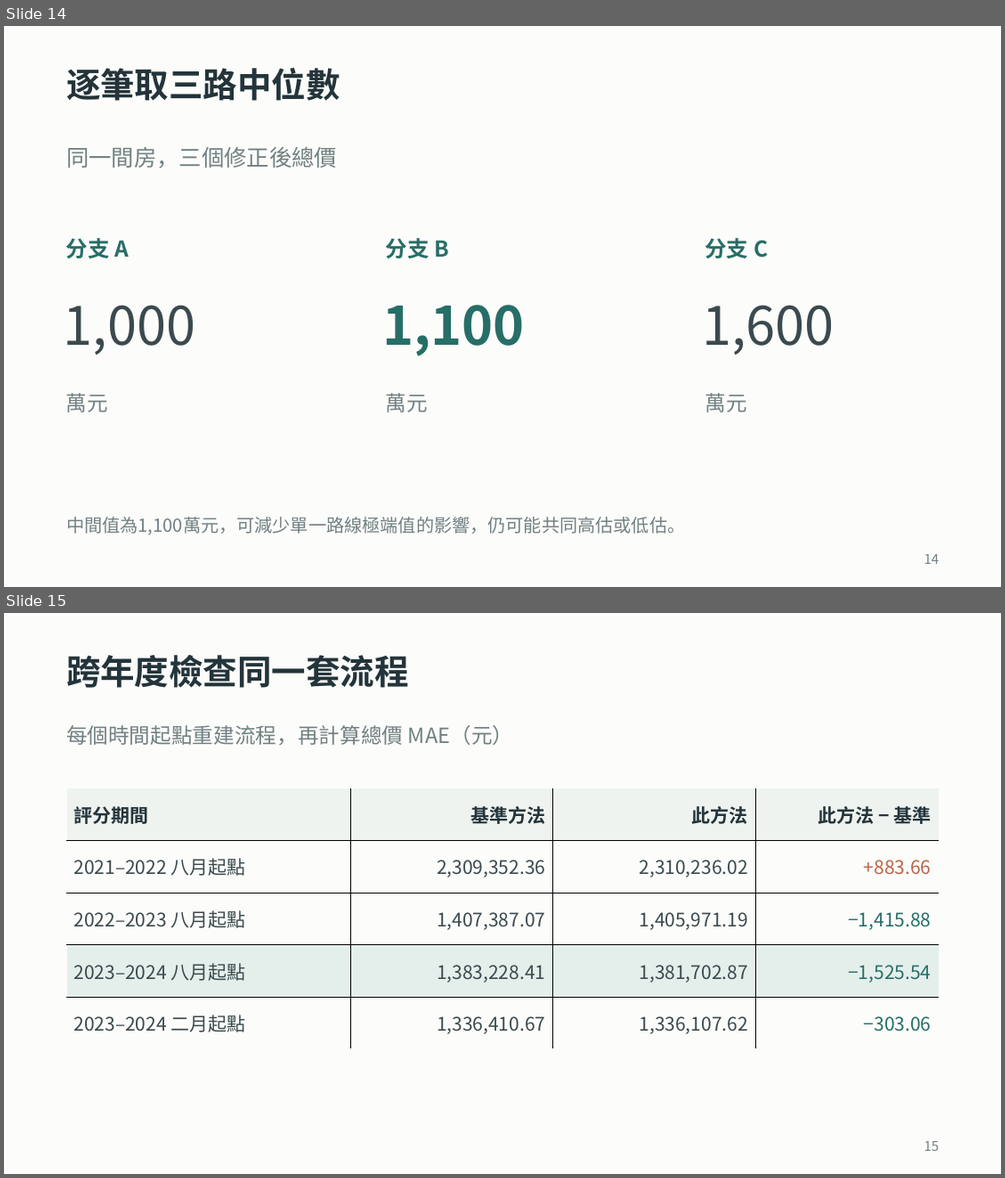
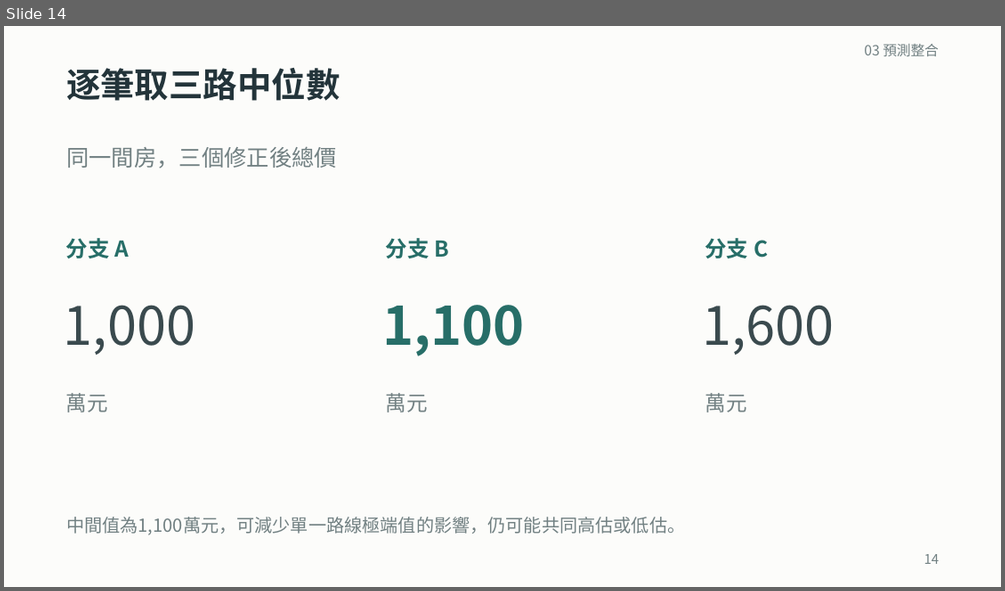
Before and after one commit to ziyi930108/nycu-house-price-regression, a slide deck: teaching/final_presentation/台灣房屋銷售價格預測挑戰賽_上台簡報.pptx. Shown one above the other, each under a label of ours: slides 14 and 15 before the commit, slide 14 after it. The pictures are 1005x1178 and 1005x591 pixels, drawn with LibreOffice and Linux fonts; fonts in the diff are those of the drawing. Boxes give left, top, right and bottom in pixels: in the first picture for what was removed or moved away, otherwise in the second. Text is boxed around its words. In the diff, an @@ line names an element or a change of style, - is before the commit and + after.

```diff
--- a/teaching/final_presentation/台灣房屋銷售價格預測挑戰賽_上台簡報.pptx
+++ b/teaching/final_presentation/台灣房屋銷售價格預測挑戰賽_上台簡報.pptx
@@ slide 15 removed at (4,613,1001,1174), background #FCFCFA @@
@@ text removed at (66,655,409,688) @@
-跨年度檢查同一套流程
@@ text removed at (66,725,513,745) @@
-每個時間起點重建流程，再計算總價 MAE（元）
@@ table removed at (66,788,938,1049), 5 rows, 4 columns @@
-評分期間 | 基準方法 | 此方法 | 此方法 − 基準
-2021–2022 八月起點 | 2,309,352.36 | 2,310,236.02 | +883.66
-2022–2023 八月起點 | 1,407,387.07 | 1,405,971.19 | −1,415.88
-2023–2024 八月起點 | 1,383,228.41 | 1,381,702.87 | −1,525.54
-2023–2024 二月起點 | 1,336,410.67 | 1,336,107.62 | −303.06
@@ text removed at (924,1141,939,1151) @@
-15
@@ slide 14 changed as well @@
@@ text added at (864,44,938,56), 13.5 pt, text #718082 @@
+03 預測整合
```
Also in this commit, not shown: 13 other slides changed, 1 slide added, 25 other files.
